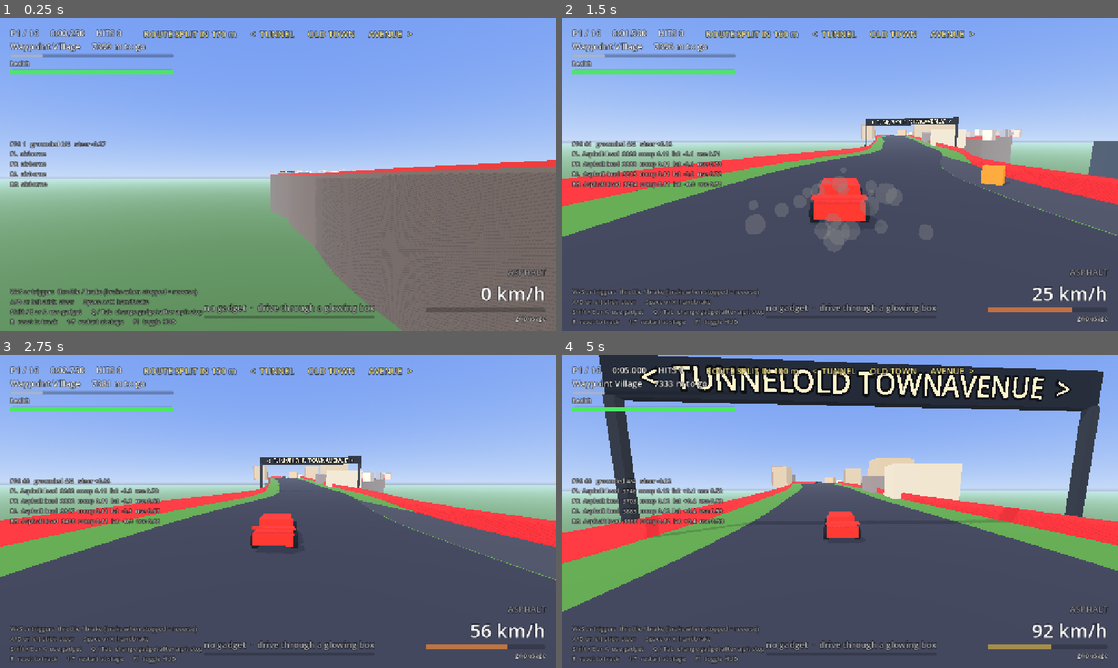
Above: before the commit, frames 1-4 (two rows, left to right).
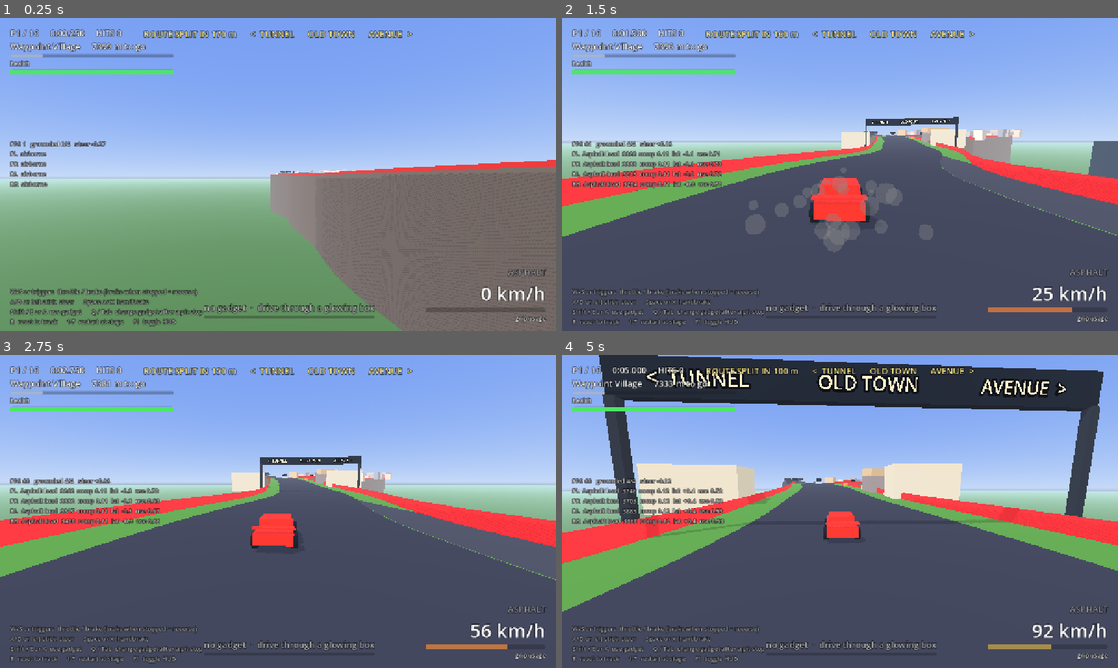
Above: after the commit, the same moments.

Repository: dylantoporek/the-crucible-race
Game: Godot game, scene res://tests/route_test.tscn
Same seed, same stepped clock (60 frames per second), same inputs: the game is played once before the commit and once after it. This scene is started directly instead of the project's main scene.
Inputs:
- Up to frame 1 (0.25 s): no input
- Up to frame 2 (1.5 s): hold D (steer_right) 0.53-1.28 s; hold Tab (gadget_next) 0.53-1.28 s; hold S (brake) from 1.28 s (still down); tap Q (gadget_prev) at 1.35 s
- Up to frame 3 (2.75 s): release S (brake) at 2.03 s; hold D (steer_right) from 2.03 s (still down); hold Shift (use_gadget) from 2.03 s (still down)
- Up to frame 4 (5 s): release D (steer_right) at 2.78 s; release Shift (use_gadget) at 2.78 s; hold W (accelerate) 2.78-3.53 s; tap Tab (gadget_next) at 2.85 s; hold Q (gadget_prev) 3.53-4.28 s; hold A (steer_left) from 3.53 s (still down); tap Shift (use_gadget) at 4.35 s

The runs differ from the first frame. In frame 1, less than 0.1% of the frame differs, in the area x 49-64%, y 48-50%; in frame 2, 1.1%; in frame 3, 0.8%; in frame 4, 7.0%, in the area x 13-92%, y 2-52%.

Commit message:
Make the village route split visible from the driver's seat
The three routes were there but unfindable in play. Each branch left the
main road tangentially, so its own pavement was clipped away for the
first 50 m and the barrier only opened as a short slot 26 to 32 m past
the fork, at a shallow angle. From a car the road simply looked
continuous, and the gantry text rendered as one run-together word.

Routes now peel off at an authored angle (split_angle, 24 to 26 degrees),
so both clear the main road within about 20 m and the tarmac visibly
forks. The barrier is opened from the fork itself through to where the
route has pulled clear, measured from the geometry rather than
accumulated while clipping, which also fixes a 175 m hole that had
opened on the avenue side. Each split gets a striped kerb nose and a
route board on the divider, placed off both driving lines, and the
gantry labels are spaced and sized so they read as three separate signs.

The AI now keeps the route it is driving on separate from the one it is
steering at. It was measuring its own off-road distance against the
branch it had not joined yet, so peeling off tripped the watchdog.

The tunnel is wider (6.8 m half-width) with gentler S-bends, which
brings it back in line on time: old town 26.4 s, avenue 22.9 s, tunnel
22.1 s from fork to merge.

The route test now also checks each route peels clear within 30 m and
that the barrier opens at the fork.

Co-Authored-By: Claude Opus 5 <noreply@anthropic.com>
Claude-Session: https://claude.ai/code/session_01QUP9UcYASvbeFEYPhEwjAT

Diff:
--- a/scripts/car/ai_driver.gd
+++ b/scripts/car/ai_driver.gd
@@ -58,13 +58,17 @@
 	var length := track.length
 	var pos := car.global_position
 	var offset := track.track_offset(car)
-	# The route we are on, or the one we mean to take at a fork just ahead.
-	var aim: SprintTrack.RouteLine = track.route_of(car)
+	# Two different routes matter here: the one we are actually driving on, which is what
+	# our own position means, and the one we are steering at, which at a fork is the branch
+	# we have not joined yet. Mixing them up makes a car peeling off read as off the road.
+	var on_route: SprintTrack.RouteLine = track.route_of(car)
+	var aim := on_route
 	if aim == null and preferred_route != &"":
 		for br in track.branches_forking(offset, 140.0, 170.0):
 			if br.id == preferred_route:
 				aim = br
 	var half_width := track.width_at(offset, aim)
+	var road_half := track.width_at(offset, on_route)
 	var speed := car.speed
 	var speed_abs := absf(speed)
 
@@ -85,7 +89,7 @@
 	# Lateral target: preferred lane, a slow wobble, and a shove toward the rival when alongside.
 	_lane_wobble_phase += delta * 0.4
 	var lane := lane_offset * half_width + sin(_lane_wobble_phase) * 1.2
-	var my_lateral := track.lateral_offset_at(pos, offset, aim)
+	var my_lateral := track.lateral_offset_at(pos, offset, on_route)
 	if style == BRUISER and rival != null and is_instance_valid(rival):
 		var rival_off := track.track_offset(rival)
 		if absf(rival_off - offset) < 9.0:
@@ -101,7 +105,7 @@
 
 	# Where hazards leave only a gap, thread it rather than holding a personal lane. Inside a
 	# ruined hall the gap is one of two lanes; asking with our own side keeps us in it.
-	var gate: Vector2 = track.hazard_gate(ahead.offset, my_lateral, aim)
+	var gate: Vector2 = track.hazard_gate(ahead.offset, my_lateral, on_route)
 	if gate.y > 0.0:
 		lane = gate.x + lane_offset * gate.y * 0.5
 		lane = clampf(lane, gate.x - gate.y + 1.6, gate.x + gate.y - 1.6)
@@ -164,7 +168,7 @@
 		_stall_time += delta
 
 	# Way off the road, or lost for too long: put it back on the track.
-	if track.distance_from_center_at(pos, offset, aim) > half_width + SprintTrack.SHOULDER_WIDTH + 4.0:
+	if track.distance_from_center_at(pos, offset, on_route) > road_half + SprintTrack.SHOULDER_WIDTH + 4.0:
 		_offtrack_time += delta
 	else:
 		_offtrack_time = 0.0
--- a/scripts/track/route_spec.gd
+++ b/scripts/track/route_spec.gd
@@ -30,8 +30,9 @@
 ##   branches          alternative routes that leave the road and rejoin it later, see
 ##                     SprintTrack._plan_branches(): {id, name, kind (surface|tunnel), from, to,
 ##                     side (+1 right / -1 left), offset (how far out it swings), half_width,
-##                     wiggle and waves (S-bends along it), depth (tunnels: how far below
-##                     the road), buildings}
+##                     wiggle and waves (S-bends along it), split_angle (degrees the route
+##                     peels off at, which is what makes the fork visible), depth (tunnels:
+##                     how far below the road), buildings}
 ##   features          hazards and scenery, see SprintTrack._build_features();
 ##                     "repair": {at, side} places a repair station at that fraction of the stage
 ##
@@ -65,9 +66,11 @@
 		"climb": 10.0, "max_grade": 0.08, "hills_wave": 300.0,
 		"branches": [
 			{"id": &"avenue", "name": "Avenue", "kind": &"surface", "from": 0.30, "to": 0.86,
-			 "side": 1.0, "offset": 110.0, "half_width": 8.5, "wiggle": 26.0, "waves": 2.5, "buildings": 26},
+			 "side": 1.0, "offset": 110.0, "half_width": 8.5, "wiggle": 26.0, "waves": 2.5,
+			 "split_angle": 26.0, "buildings": 26},
 			{"id": &"tunnel", "name": "Tunnel", "kind": &"tunnel", "from": 0.30, "to": 0.86,
-			 "side": -1.0, "offset": 56.0, "half_width": 5.8, "wiggle": 18.0, "waves": 3.0, "depth": 11.0},
+			 "side": -1.0, "offset": 56.0, "half_width": 6.8, "wiggle": 10.0, "waves": 2.0,
+			 "split_angle": 24.0, "depth": 11.0},
 		],
 		"features": {
 			"pit_apron": {"at": 0.08, "length": 130.0, "side": 1.0, "width": 11.0},
--- a/scripts/track/sprint_track.gd
+++ b/scripts/track/sprint_track.gd
@@ -1432,10 +1432,11 @@
 			line.depth = float(cfg.get("depth", 0.0))
 			line.buildings = int(cfg.get("buildings", 0))
 			if line.kind == &"tunnel":
-				line.covered = Vector2(0.17, 0.83)
+				line.covered = Vector2(0.13, 0.87)
 			var swing: float = float(cfg.get("offset", 60.0))
 			var wiggle: float = float(cfg.get("wiggle", 0.0))
 			var waves: float = float(cfg.get("waves", 1.5))
+			var split_deg: float = float(cfg.get("split_angle", 24.0))
 			var f0 := frame_at(line.fork)
 			var f1 := frame_at(line.merge)
 			var chord: Vector3 = f1.pos - f0.pos
@@ -1443,13 +1444,18 @@
 			var clen := chord.length()
 			var cdir := chord / maxf(clen, 0.001)
 			var cperp := cdir.cross(Vector3.UP).normalized()
+			# The route pulls away at a real angle so the split reads as a Y from the driver's
+			# seat: a tangential departure leaves the road looking continuous, with the branch
+			# only appearing as a slot in the barrier a hundred metres later. The ramp length
+			# is whatever that angle needs to reach the full swing.
+			var ramp: float = clampf(swing / maxf(tan(deg_to_rad(split_deg)) * clen, 1.0), 0.06, 0.42)
 			# Dense waypoints so the height can track the main road's hills exactly over the
 			# junctions at each end, where the two pavements overlap.
 			var m := 20
 			var pts: Array[Vector3] = [f0.pos]
 			for k in range(1, m):
 				var u := float(k) / float(m)
-				var bell := smoothstep(0.0, 0.36, u) * (1.0 - smoothstep(0.64, 1.0, u))
+				var bell := minf(u / ramp, minf((1.0 - u) / ramp, 1.0))
 				var lat := line.side * (swing * bell + wiggle * sin(u * TAU * waves) * bell)
 				var dip := line.depth * smoothstep(0.14, 0.36, u) * (1.0 - smoothstep(0.64, 0.86, u))
 				var p: Vector3 = f0.pos + cdir * (clen * u) + cperp * lat
@@ -1466,10 +1472,6 @@
 				var prev: Vector3 = pts[maxi(i - 1, 0)]
 				var next: Vector3 = pts[mini(i + 1, n_pts - 1)]
 				var tangent := (next - prev) * 0.25
-				if i == 0:
-					tangent = f0.tangent * (clen / float(m)) * 0.35
-				elif i == n_pts - 1:
-					tangent = f1.tangent * (clen / float(m)) * 0.35
 				line.curve.add_point(pts[i], -tangent, tangent)
 			line.length = line.curve.get_baked_length()
 			var s := 0.0
@@ -1492,8 +1494,6 @@
 		var n := line.frames.size()
 		var corners: Array = []          # per frame: [left, right] or [] while still inside the main road
 		var inner_free: Array[bool] = []  # per frame: inner edge clear of the main road's wall
-		var gap_lo := [INF, -INF]
-		var gap_hi := [INF, -INF]
 		for i in n:
 			var f: Dictionary = line.frames[i]
 			var s: float = f["offset"]
@@ -1522,21 +1522,14 @@
 					inner.y = maxf(inner.y, floor_y)
 				if lat_out < main_hw + SHOULDER_WIDTH + 0.5:
 					outer.y = maxf(outer.y, floor_y)
-				var wall_lat := main_hw + SHOULDER_WIDTH
-				if lat_out > wall_lat - 0.3 and lat_in < wall_lat + 0.8:
-					var g: Array = gap_lo if s < line.length * 0.5 else gap_hi
-					g[0] = minf(float(g[0]), o)
-					g[1] = maxf(float(g[1]), o)
-				free = lat_in > wall_lat + 1.0
+				free = lat_in > main_hw + SHOULDER_WIDTH + 1.0
 			if inner_is_left:
 				left = inner
 			else:
 				right = inner
 			corners.append([left, right])
 			inner_free.append(free)
-		for g in [gap_lo, gap_hi]:
-			if float(g[0]) < float(g[1]):
-				_wall_gaps.append([float(g[0]) - 4.0, float(g[1]) + 4.0, line.side])
+		_open_wall_for(line)
 
 		var tunnel := line.kind == &"tunnel"
 		var road := SurfaceTool.new()
@@ -1590,6 +1583,7 @@
 		skirt_mi.mesh = skirt.commit()
 		skirt_mi.material_override = ToonMaterial.make(Color(0.36, 0.30, 0.24), 2.0, 0.5, 0.0)
 		add_child(skirt_mi)
+		_build_junction_marker(line)
 		if tunnel:
 			_build_tunnel_portals(line)
 		if line.buildings > 0:
@@ -1599,10 +1593,89 @@
 			_build_fork_sign(line)
 
 
+## Take the barrier out of the main road from the split to the point where the route has
+## pulled clear of it, and again on the way back in, so each junction reads as a mouth
+## rather than a slot. Measured from the geometry, so it never opens more than it must.
+func _open_wall_for(line: RouteLine) -> void:
+	var half := line.length * 0.5
+	var s := 0.0
+	var out_o := line.fork + 60.0
+	while s < half:
+		var o := _clear_of_wall(line, s)
+		if o > 0.0:
+			out_o = o
+			break
+		s += 2.0
+	_wall_gaps.append([line.fork - 4.0, out_o + 6.0, line.side])
+	s = line.length
+	var in_o := line.merge - 60.0
+	while s > half:
+		var o := _clear_of_wall(line, s)
+		if o > 0.0:
+			in_o = o
+			break
+		s -= 2.0
+	_wall_gaps.append([in_o - 6.0, line.merge + 4.0, line.side])
+
+
+## The main-road offset beside a point on a route, once that route's inner edge has cleared
+## the barrier there; 0 while it is still crossing.
+func _clear_of_wall(line: RouteLine, s: float) -> float:
+	var f := _curve_frame(line.curve, s, line.length)
+	var o := offset_of(to_global(f.pos))
+	var mf := frame_at(o)
+	var inner: float = (f.pos - mf.pos).dot(mf.right) * line.side - line.half_width
+	return o if inner > _main_width_at(o) + SHOULDER_WIDTH + 2.0 else 0.0
+
+
 static func _quad(st: SurfaceTool, a: Vector3, b: Vector3, c: Vector3, d: Vector3, normal: Vector3) -> void:
 	for v in [a, b, c, a, c, d]:
 		st.set_normal(normal)
 		st.add_vertex(v)
+
+
+## A chevron board on the nose between the main road and a route, facing the oncoming
+## driver, so the split is unmistakable from a car's eye height.
+func _build_junction_marker(line: RouteLine) -> void:
+	# The nose is the first point where the route's inner edge has left real room beside the
+	# main road; the board and kerb go in that gap, clear of both driving lines.
+	var s := 0.0
+	var nose_o := -1.0
+	while s < line.length * 0.5:
+		var f := _curve_frame(line.curve, s, line.length)
+		var o := offset_of(to_global(f.pos))
+		var mf := frame_at(o)
+		var inner: float = (f.pos - mf.pos).dot(mf.right) * line.side - line.half_width
+		if inner > _main_width_at(o) + 5.5:
+			nose_o = o
+			break
+		s += 2.0
+	if nose_o < 0.0:
+		return
+	var mf2 := frame_at(nose_o)
+	var lat: float = line.side * (_main_width_at(nose_o) + 2.6)
+	var base: Vector3 = mf2.pos + mf2.right * lat + Vector3.UP * bump_at(nose_o)
+	var back: Vector3 = -mf2.tangent
+
+	var board := MeshInstance3D.new()
+	var bm := BoxMesh.new()
+	bm.size = Vector3(3.2, 1.9, 0.35)
+	board.mesh = bm
+	board.material_override = ToonMaterial.make(Color(0.10, 0.11, 0.14), 2.0, 0.5, 0.0)
+	board.transform = Transform3D(Basis.looking_at(back, Vector3.UP), base + Vector3.UP * 2.5)
+	add_child(board)
+	var label := line.display_name.to_upper()
+	_add_sign_text(("<  " + label) if line.side < 0.0 else (label + "  >"),
+			base + Vector3.UP * 2.5 + back * 0.25, back, 30)
+
+	# A low striped kerb on the nose itself, so the split has a visible divider.
+	var kerb := MeshInstance3D.new()
+	var km := BoxMesh.new()
+	km.size = Vector3(2.2, 0.5, 10.0)
+	kerb.mesh = km
+	kerb.material_override = ToonMaterial.make(Color(0.94, 0.84, 0.22), 2.0, 0.6, 0.0)
+	kerb.transform = Transform3D(Basis.looking_at(mf2.tangent, Vector3.UP), base + Vector3.UP * 0.25)
+	add_child(kerb)
 
 
 ## Dark lintels over each end of the covered stretch, with the route's name on the way in.
@@ -1680,11 +1753,11 @@
 			else:
 				right = br.display_name.to_upper() + "  >"
 	var centre := any_branch.main_name.to_upper() if any_branch.main_name != "" else "STRAIGHT ON"
-	var texts := [[left, -hw * 0.62], [centre, 0.0], [right, hw * 0.62]]
+	var texts := [[left, -hw * 0.70], [centre, 0.0], [right, hw * 0.70]]
 	for tx in texts:
 		if String(tx[0]) == "":
 			continue
-		_add_sign_text(String(tx[0]), f.pos + f.right * float(tx[1]) + Vector3.UP * (bar_y + 0.9 + bump_at(o)) - f.tangent * 0.3, f.tangent, 48)
+		_add_sign_text(String(tx[0]), f.pos + f.right * float(tx[1]) + Vector3.UP * (bar_y + 0.9 + bump_at(o)) - f.tangent * 0.3, f.tangent, 32)
 
 
 func _add_sign_text(text: String, pos: Vector3, tangent: Vector3, size: int) -> void:
--- a/tests/route_test.gd
+++ b/tests/route_test.gd
@@ -50,6 +50,27 @@
 		_check(absf(br.length - (br.merge - br.fork)) < (br.merge - br.fork) * 0.25,
 				"%s is within 25%% of the main road's length over the same stretch (%.0f vs %.0f m)" % [br.display_name, br.length, br.merge - br.fork])
 	_check(ids.has("avenue") and ids.has("tunnel"), "routes are the avenue and the tunnel")
+	# The split has to be visible from the driver's seat: the route must peel away hard
+	# enough to clear the main road within a few car lengths, and the barrier must be open
+	# from the fork itself rather than slotted further along.
+	for br in brs:
+		var cleared := -1.0
+		var s := 0.0
+		while s < br.length * 0.5:
+			var f: Dictionary = track._curve_frame(br.curve, s, br.length)
+			var o: float = track.offset_of(track.to_global(f.pos))
+			var mf: Dictionary = track.frame_at(o)
+			if (f.pos - mf.pos).dot(mf.right) * br.side > track._main_width_at(o):
+				cleared = s
+				break
+			s += 2.0
+		_check(cleared > 0.0 and cleared < 30.0,
+				"%s peels clear of the main road within 30 m (%.0f m)" % [br.display_name, cleared])
+		var opens := false
+		for g in track._wall_gaps:
+			if float(g[2]) == br.side and float(g[0]) <= br.fork + 1.0 and float(g[1]) - float(g[0]) > 15.0:
+				opens = true
+		_check(opens, "%s: the barrier opens at the fork itself" % br.display_name)
 	fork = float(brs[0].fork)
 	merge = float(brs[0].merge)
 	# snap_to_track on a point inside the tunnel lands on the tunnel, not the road above.
Not shown, added: tools/dump_course.gd.uid
Not shown, changed: README.md
